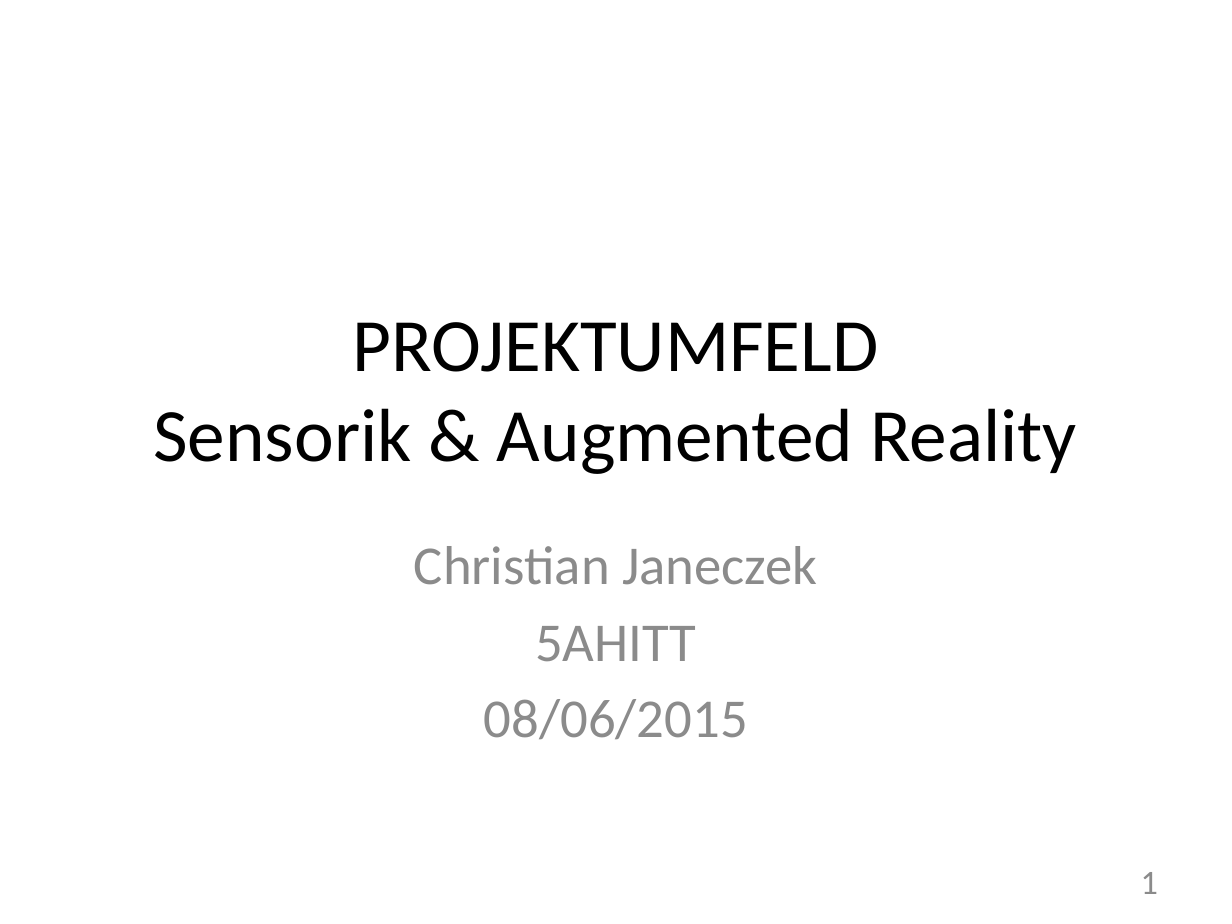
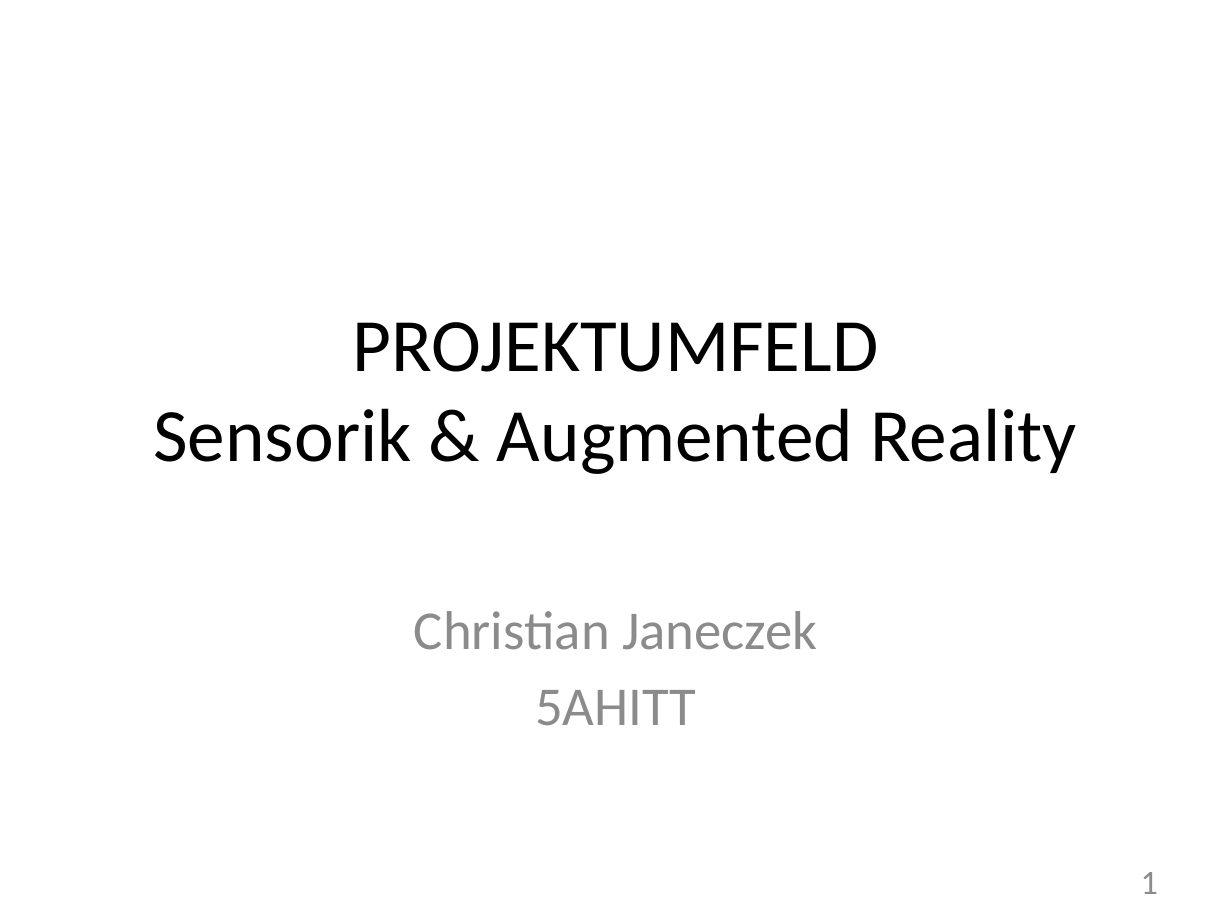
Before and after one commit to cjaneczek-tgm/mat-kopg, a slide deck: slide 1 of PROJEKTUMFELD.pptx. Drawn at 1232x924 pixels with LibreOffice and Linux fonts; fonts in the diff are those of the drawing. Boxes give left, top, right and bottom in pixels: in the first picture for what was removed or moved away, otherwise in the second. Text is boxed around its words. In the diff, an @@ line names an element or a change of style, - is before the commit and + after.

```diff
--- a/PROJEKTUMFELD.pptx
+++ b/PROJEKTUMFELD.pptx
@@ subtitle "Christian Janeczek": place and size @@
-subtitle "Christian Janeczek" at [414, 546, 817, 739]
+subtitle "Christian Janeczek" at [414, 611, 817, 726]
@@ subtitle at [484, 699, 748, 739]: paragraph removed @@
-08/06/2015
```
Also in this commit, not shown: 9 other slides changed, 5 slides added, 1 slide removed, 2 other files.
